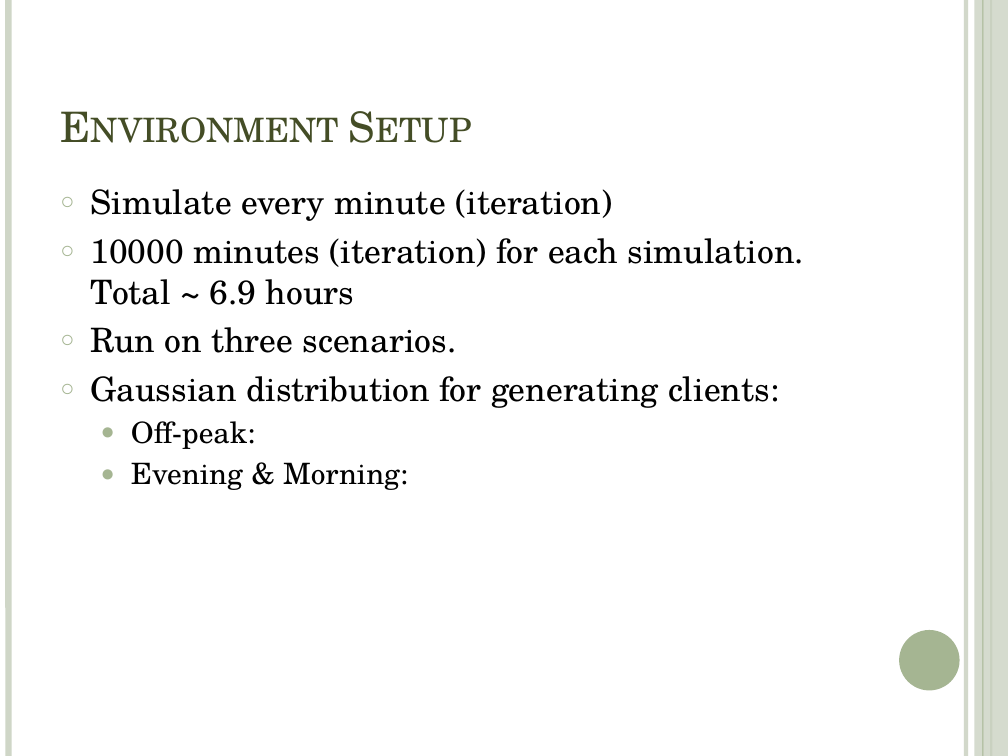
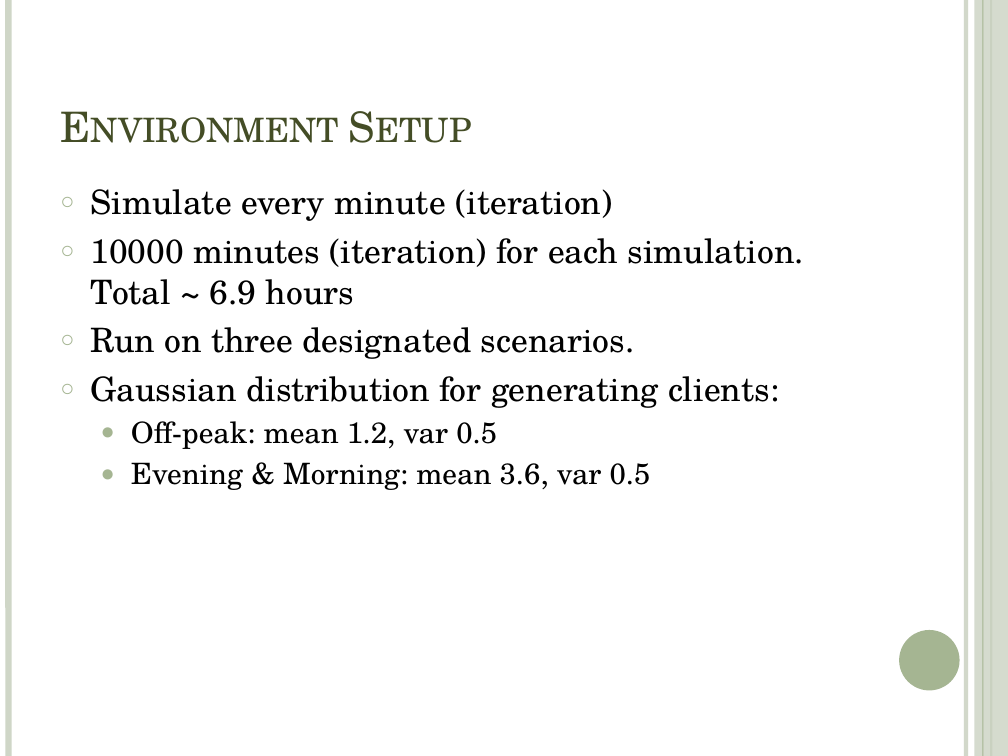
Before and after one commit to shawnwun/TPEBus_Simulation, a slide deck: slide 22 of ppt/multiagent_final-pochun.pptx. Drawn at 1008x756 pixels with LibreOffice and Linux fonts; fonts in the diff are those of the drawing. Boxes give left, top, right and bottom in pixels: in the first picture for what was removed or moved away, otherwise in the second. Text is boxed around its words. In the diff, an @@ line names an element or a change of style, - is before the commit and + after.

```diff
--- a/ppt/multiagent_final-pochun.pptx
+++ b/ppt/multiagent_final-pochun.pptx
@@ text at (x1=91, y1=327, x2=635, y2=359): text changed @@
-○ Run on three scenarios.
+○ Run on three designated scenarios.
@@ text at (x1=131, y1=421, x2=651, y2=490): text changed @@
-  ● Off-peak:
-  ● Evening & Morning:
+  ● Off-peak: mean 1.2, var 0.5
+  ● Evening & Morning: mean 3.6, var 0.5
```
Also in this commit, not shown: 9 other slides changed, 2 slides added, 2 slides removed, 2 other files.
